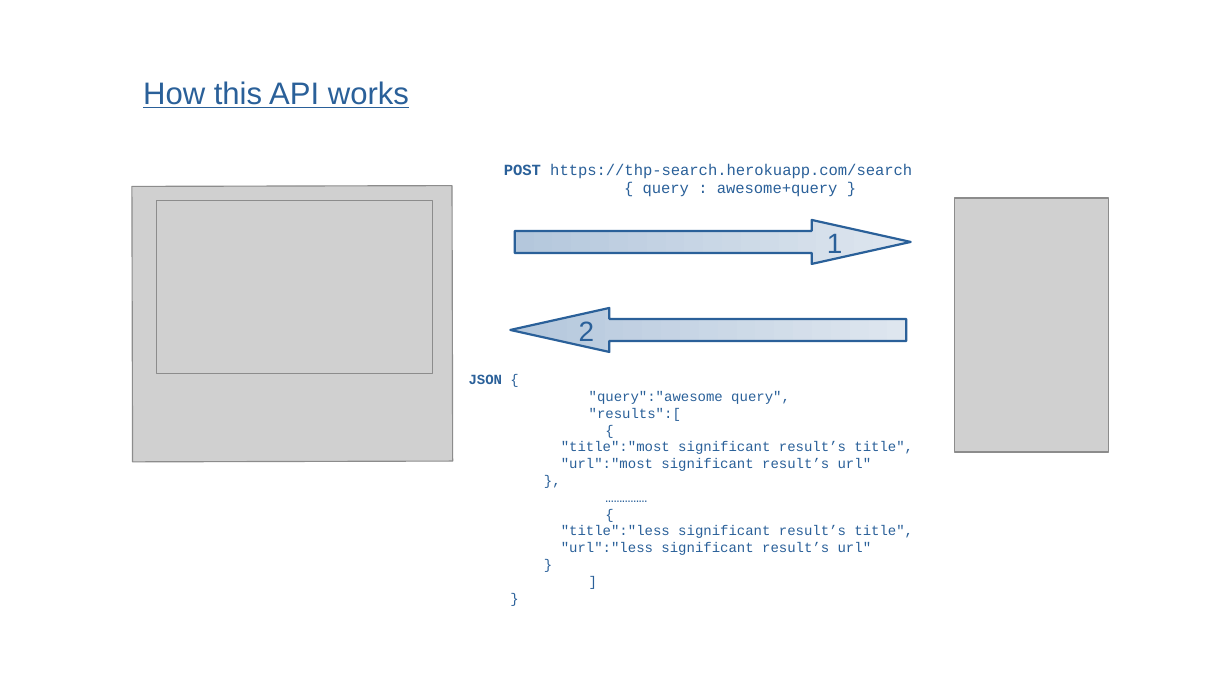
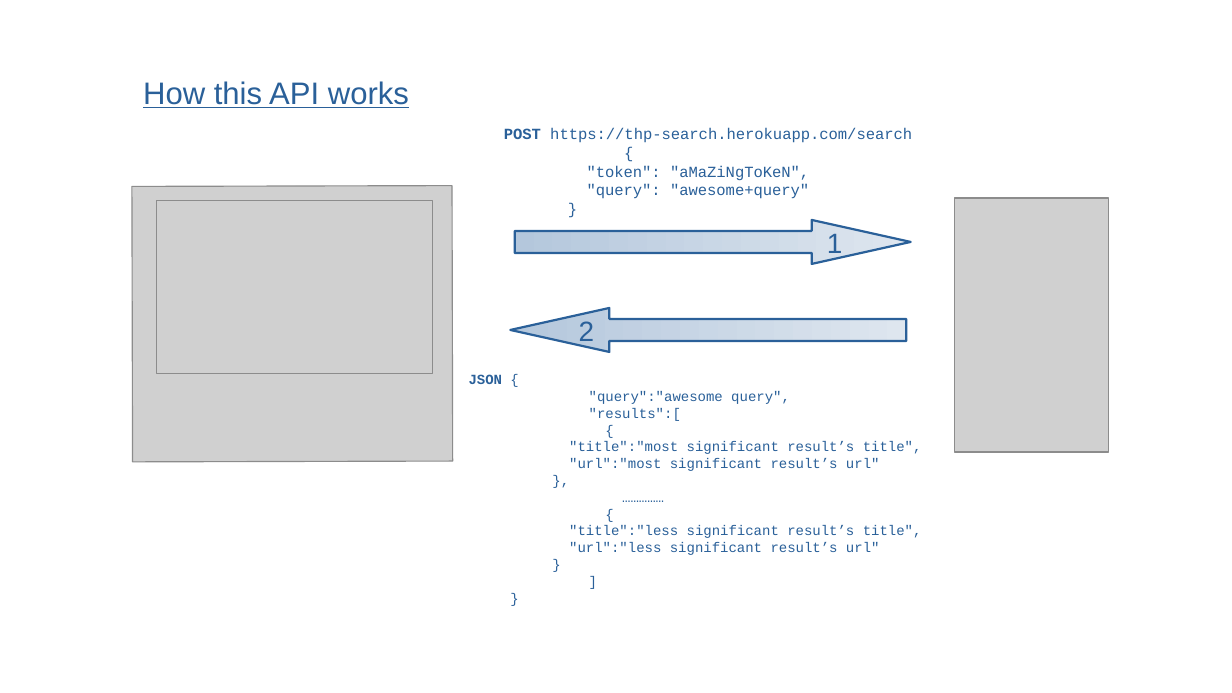
Before and after one commit to fleopaulD/THP_search, a slide deck: slide 2 of doc/API_schema.odp. Drawn at 1232x693 pixels with LibreOffice and Linux fonts; fonts in the diff are those of the drawing; grey boxes stand for pictures; background and template pictures are left out. Boxes give left, top, right and bottom in pixels: in the first picture for what was removed or moved away, otherwise in the second. Text is boxed around its words. In the diff, an @@ line names an element or a change of style, - is before the commit and + after.

```diff
--- a/doc/API_schema.odp
+++ b/doc/API_schema.odp
@@ text "POST https://thp-search.herokuapp.com/search": place and size @@
-text "POST https://thp-search.herokuapp.com/search" at [504, 163, 912, 197]
+text "POST https://thp-search.herokuapp.com/search" at [504, 128, 912, 199]
@@ text at [587, 165, 809, 199]: text changed @@
-{ query : awesome+query }
+{
+"token": "aMaZiNgToKeN",
+"query": "awesome+query"
+}
@@ text "JSON {" rewrapped from [469, 374, 913, 555] to [469, 374, 922, 555] @@
```
Also in this commit, not shown: 2 other files.
